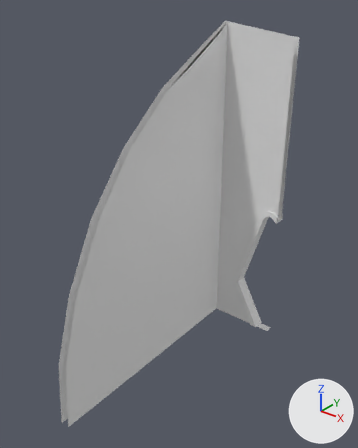
Renders of the FBX model Import/Module_MurAngle_Quartier_Reverse.fbx from each side of a commit.
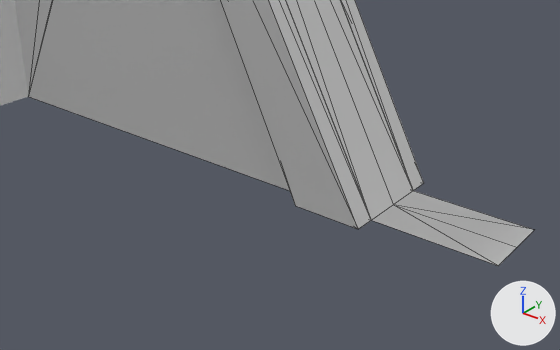
Each version appears first whole from a 50 mm lens placed at (6.93, -12.56, 8.66), pointed at (0.92, -5.05, 4.0), and next in a close-up from a 50 mm lens placed at (2.43, -3.8, 0.92), pointed at (1.44, -2.56, 0.15). Lighting does not change. The marker at lower right points along +X, +Y and +Z. The close-ups show mesh edges as thin lines. Where no turn or scale is listed for an object, it has been applied to the vertices. Vertices at the same position are counted once.

The first close-up shows 'Line003'.
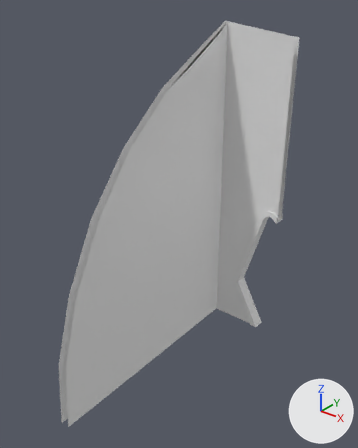
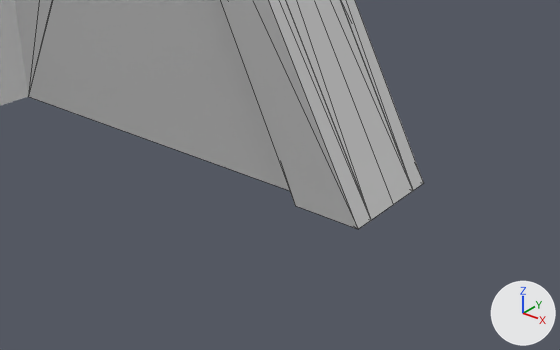
What differs and where, as boxes [x1, y1, x2, y2] in the close-ups (560 x 350 px; the box of a moved part takes in the faces that stretch with it):
'Line003', reshaped: before [0, 0, 534, 266]; after [0, 0, 424, 229]
part 1 of me_mesh, moved or reshaped (not visible afterwards): before [372, 191, 534, 266]

What the commit changed:
me_mesh has 308 vertices, 404 faces and spans x 0.0..1.91, y -8.0..-2.12, z 0.0..7.88.
me_mesh is used by ob_line003; location (0.0, 0.0, 0.0).
Before the commit, vertices of me_mesh: 18 (1.91, -2.18, 0.0) at pixel (534, 229), 59 (1.91, -2.28, 0.0) at pixel (517, 247), 78 (1.91, -2.38, 0.0) at pixel (498, 265), 137 (1.91, -2.28, 0.0) at pixel (517, 247).
Part 1, on me_mesh:
Vertices 18, 59, 78, 137 of me_mesh move by (-0.33, 0.0, 0.0).
